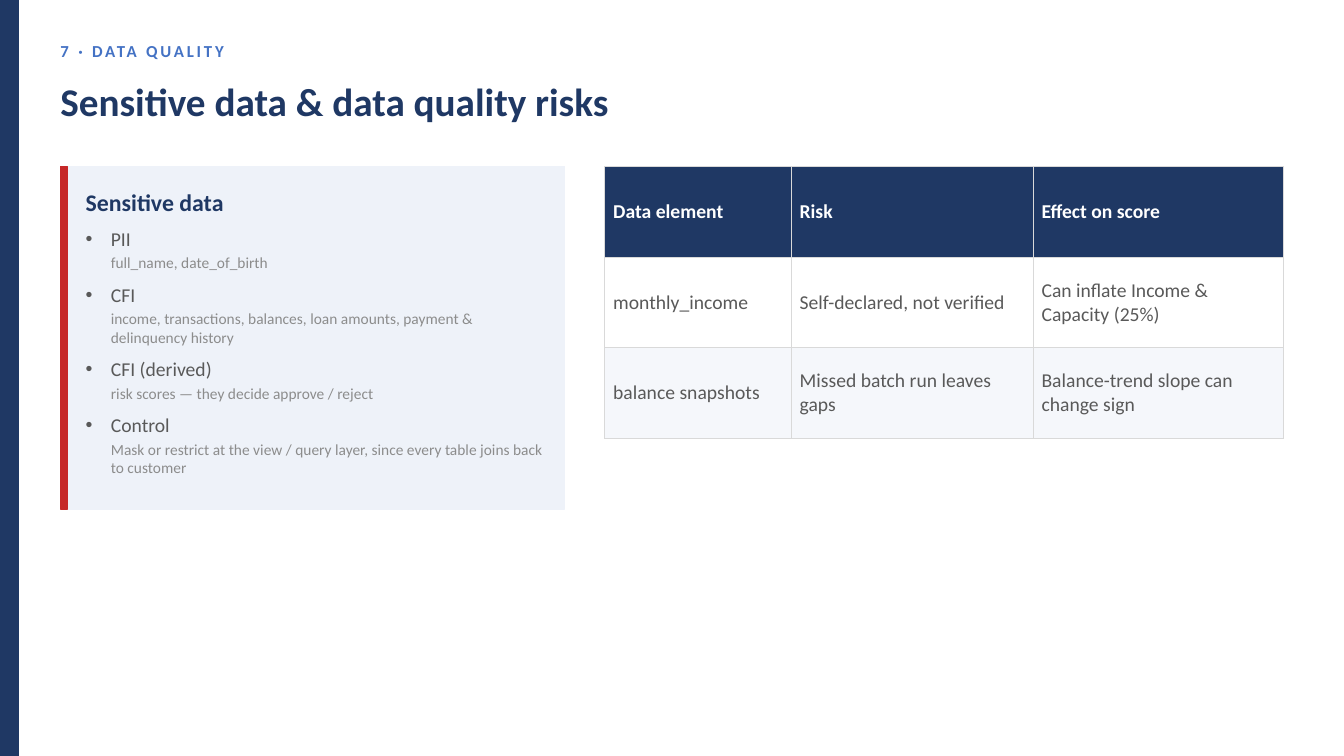
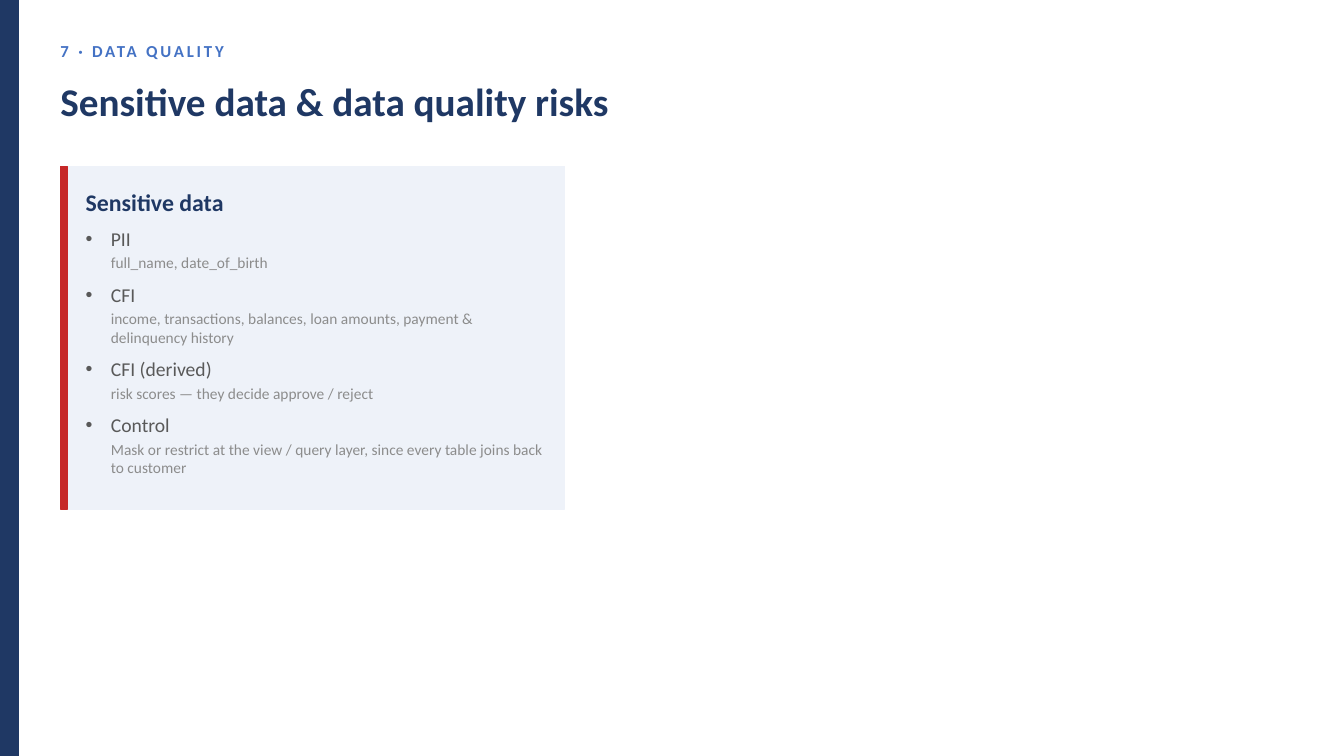
Before and after one commit to huotrithy/da-assignment-risk-scoring, a slide deck: slide 23 of docs/Stage2_Presentation_v2.pptx. Drawn at 1344x756 pixels with LibreOffice and Linux fonts; fonts in the diff are those of the drawing. Boxes give left, top, right and bottom in pixels: in the first picture for what was removed or moved away, otherwise in the second. Text is boxed around its words. In the diff, an @@ line names an element or a change of style, - is before the commit and + after.

```diff
--- a/docs/Stage2_Presentation_v2.pptx
+++ b/docs/Stage2_Presentation_v2.pptx
@@ table removed at (605, 166, 1284, 439), 3 rows, 3 columns @@
-Data element | Risk | Effect on score
-monthly_income | Self-declared, not verified | Can inflate Income & Capacity (25%)
-balance snapshots | Missed batch run leaves gaps | Balance-trend slope can change sign
```
Also in this commit, not shown: 6 other slides changed.
